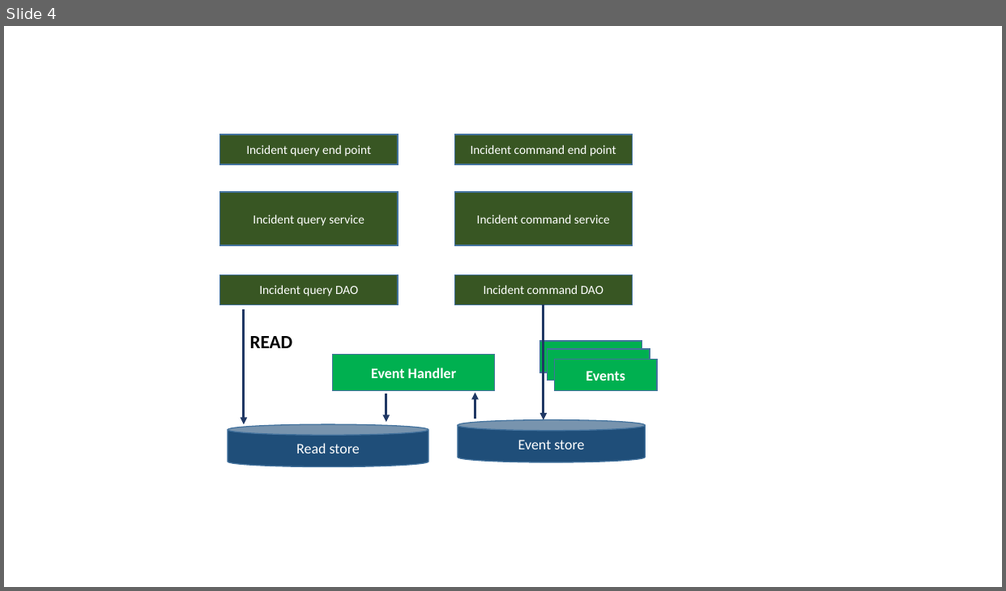
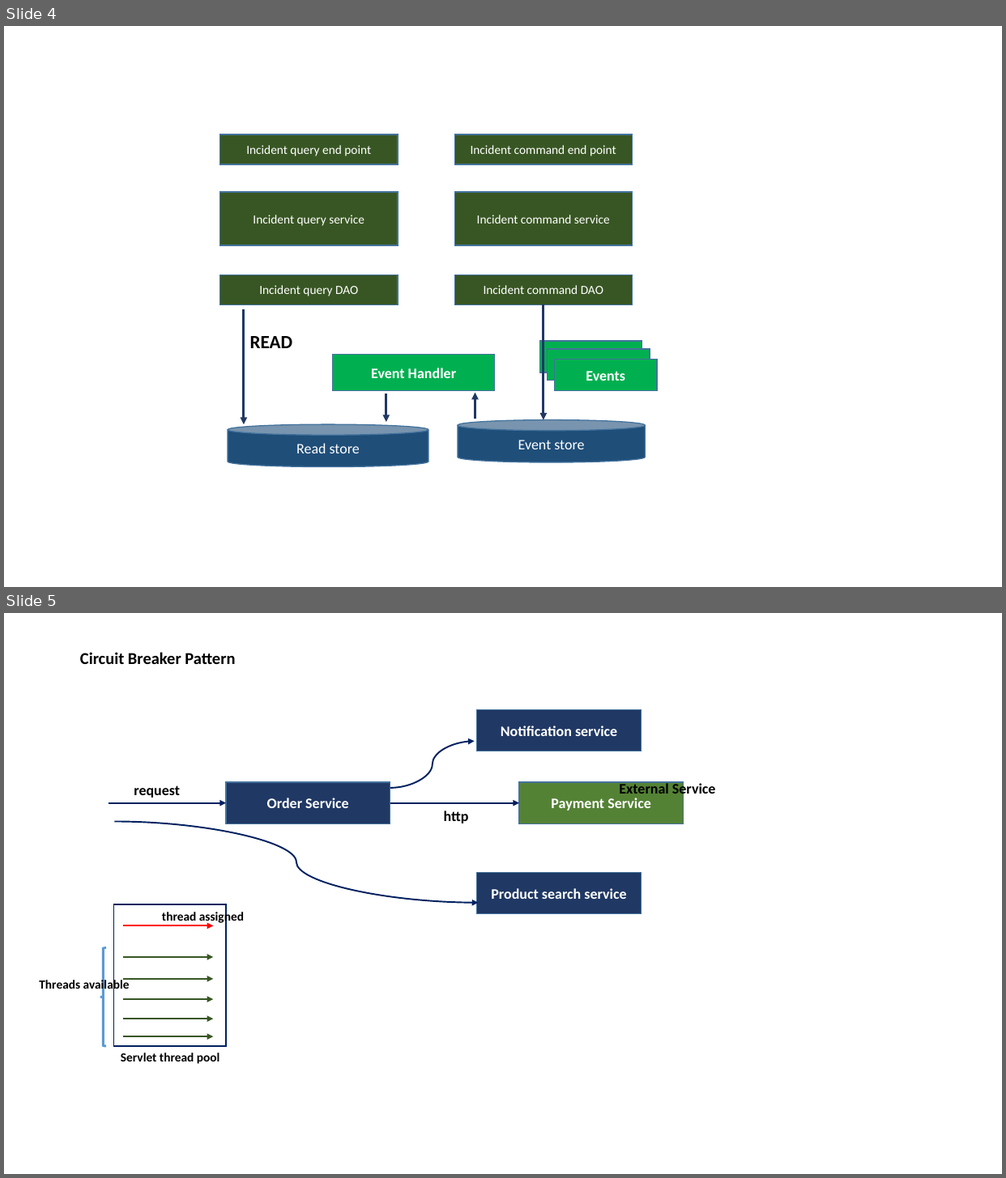
Before and after one commit to swapnajit25/Learnings, a slide deck: micro-service/ms-design.pptx. Shown one above the other, each under a label of ours: slide 4 before the commit, slides 4 and 5 after it. The pictures are 1006x591 and 1006x1178 pixels, drawn with LibreOffice and Linux fonts; fonts in the diff are those of the drawing. Boxes give left, top, right and bottom in pixels: in the first picture for what was removed or moved away, otherwise in the second. Text is boxed around its words. In the diff, an @@ line names an element or a change of style, - is before the commit and + after.

```diff
--- a/micro-service/ms-design.pptx
+++ b/micro-service/ms-design.pptx
@@ slide 5 added at (x1=4, y1=613, x2=1002, y2=1174), background #FFFFFF @@
@@ title added at (x1=80, y1=652, x2=235, y2=664), 16 pt, text #000000, bold @@
+Circuit Breaker Pattern
@@ rectangle added at (x1=477, y1=709, x2=641, y2=752), fill #203864, outline #43739E 1 pt, 14 pt, text #FFFFFF, bold @@
+Notification service
@@ curved arrow added from (390, 788) to (474, 741), #002060 1.5 pt @@
@@ rectangle added at (x1=226, y1=782, x2=390, y2=824), fill #203864, outline #43739E 1 pt, 14 pt, text #FFFFFF, bold @@
+Order Service
@@ rectangle added at (x1=519, y1=782, x2=683, y2=824), fill #548235, outline #43739E 1 pt, 14 pt, text #FFFFFF, bold @@
+Payment Service
@@ text added at (x1=619, y1=781, x2=716, y2=798), 14 pt, text #000000, bold @@
+External Service
@@ arrow added from (108, 803) to (226, 803), #002060 1.5 pt @@
@@ text added at (x1=134, y1=786, x2=180, y2=798), 14 pt, text #000000, bold @@
+request
@@ arrow added from (390, 803) to (519, 803), #002060 1.5 pt @@
@@ curved arrow added from (115, 822) to (479, 903), #002060 1.5 pt @@
@@ text added at (x1=444, y1=811, x2=469, y2=824), 14 pt, text #000000, bold @@
+http
@@ rectangle added at (x1=477, y1=873, x2=641, y2=914), fill #203864, outline #43739E 1 pt, 14 pt, text #FFFFFF, bold @@
+Product search service
@@ rectangle added at (x1=114, y1=905, x2=226, y2=1047), outline #002060 1.5 pt @@
@@ arrow added from (123, 926) to (214, 926), #FF0000 1.5 pt @@
@@ text added at (x1=162, y1=910, x2=244, y2=925), 12 pt, text #000000, bold @@
+thread assigned
@@ left brace added at (x1=100, y1=948, x2=106, y2=1046), outline #5B9BD5 2.25 pt @@
@@ arrow added from (123, 957) to (214, 957), #385723 1.5 pt @@
@@ text added at (x1=39, y1=978, x2=130, y2=993), 12 pt, text #000000, bold @@
+Threads available
@@ arrow added from (123, 979) to (214, 979), #385723 1.5 pt @@
@@ arrow added from (123, 999) to (214, 999), #385723 1.5 pt @@
@@ arrow added from (123, 1019) to (214, 1019), #385723 1.5 pt @@
@@ arrow added from (123, 1037) to (214, 1037), #385723 1.5 pt @@
@@ text added at (x1=121, y1=1053, x2=220, y2=1064), 12 pt, text #000000, bold @@
+Servlet thread pool
```
Also in this commit, not shown: 1 other slide added, 3 other files.
